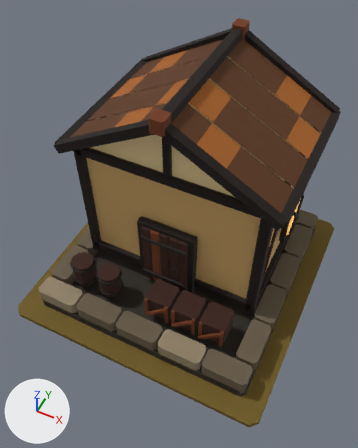
Two versions of the glTF model art/storehouse_t3/storehouse_t3.glb, one commit apart.
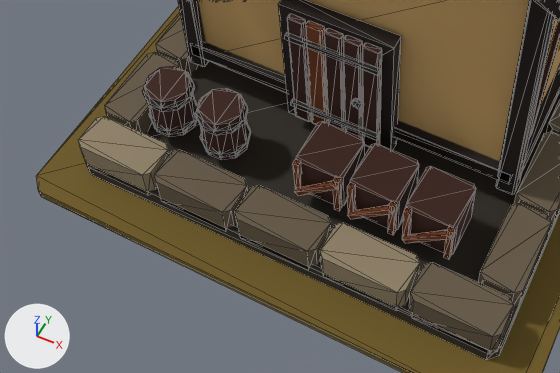
There are two pictures of each version: one whole from a camera (50 mm lens) standing at (1.26, -2.67, 3.95) and looking at (0.02, -0.21, 0.87), one close up on the part from 0% to 77% of the width and 49% to 90% of the height. Every picture has the same lights, and +X, +Y and +Z are marked at lower left. The older version's two pictures come first. The close-ups show mesh edges as thin lines.

In view in the first close-up: 'MMR | storehouse | T03 Architecture.001', 'MMR | storehouse | Tier 03 Ground.001'.
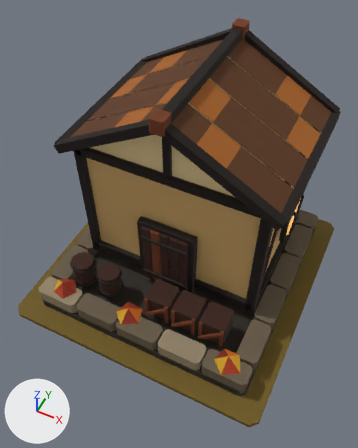
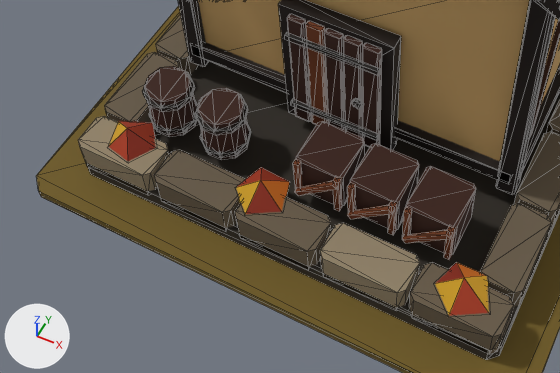
Pixel boxes [x1, y1, x2, y2] of what changed, in the close-ups (560 x 373 px):
```json
{"object": "MMR | storehouse | T03 Autumn Dressing.001", "change": "added", "after": [108, 121, 489, 318]}
```

The change, as JSON lines over the scene's bpy script:
```json
{"op": "add", "block": "me_mmr___storehouse___t03_autumn_dressing_001", "code": ["me_mmr___storehouse___t03_autumn_dressing_001 = bpy.data.meshes.new('MMR | storehouse | T03 Autumn Dressing.001')", "me_mmr___storehouse___t03_autumn_dressing_001.from_pydata(...)  # 18 vertices, 15 faces; spans x -0.9..0.92, y -1.0..-0.74, z 0.21..0.32", "me_mmr___storehouse___t03_autumn_dressing_001.materials.append(mat_mmr___shared_palette_atlas)  # picture img_mmr_shared_color_palette_64"]}
{"op": "add", "block": "ob_mmr___storehouse___t03_autumn_dressing_001", "code": ["ob_mmr___storehouse___t03_autumn_dressing_001 = bpy.data.objects.new('MMR | storehouse | T03 Autumn Dressing.001', me_mmr___storehouse___t03_autumn_dressing_001)", "ob_mmr___storehouse___t03_autumn_dressing_001.location = (0.0, 0.0, 0.05)"]}
```
